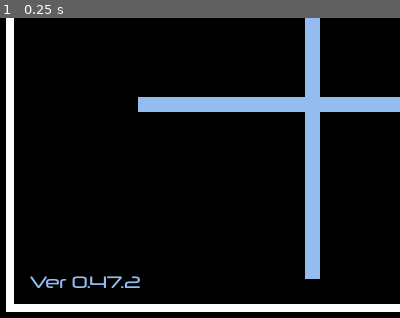
Above: before the commit, frame 1.
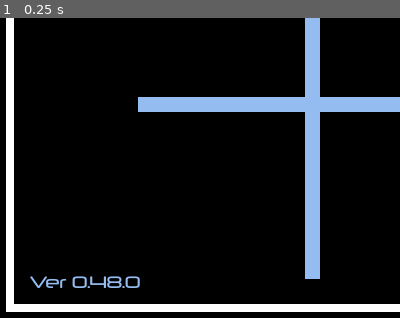
Above: after the commit, the same moment.

Repository: joshuafolkken/tic-tac-toe
Game: Godot game, scene res://scenes/main.tscn
Same seed, same stepped clock (60 frames per second), same inputs: the game is played once before the commit and once after it.
Inputs:
- Up to frame 1 (0.25 s): no input
The pictures show only the part of the screen within x 0-50%, y 50-100%; the shares and areas given below are measured in that part.

The runs differ from the first frame. In frame 1, 0.2% of the frame differs, in the area x 26-35%, y 86-90%.

Commit message:
Change cursor on the refresh button #80

Diff:
--- a/project.godot
+++ b/project.godot
@@ -11,7 +11,7 @@
 [application]
 
 config/name="Tic Tac toe"
-config/version="0.47.2"
+config/version="0.48.0"
 run/main_scene="res://scenes/main.tscn"
 config/features=PackedStringArray("4.3", "GL Compatibility")
 config/icon="res://icon.svg"
--- a/scenes/main.tscn
+++ b/scenes/main.tscn
@@ -39,6 +39,7 @@
 offset_right = 773.0
 offset_bottom = 573.0
 focus_mode = 0
+mouse_default_cursor_shape = 2
 icon = ExtResource("4_3p3bl")
 expand_icon = true
 
